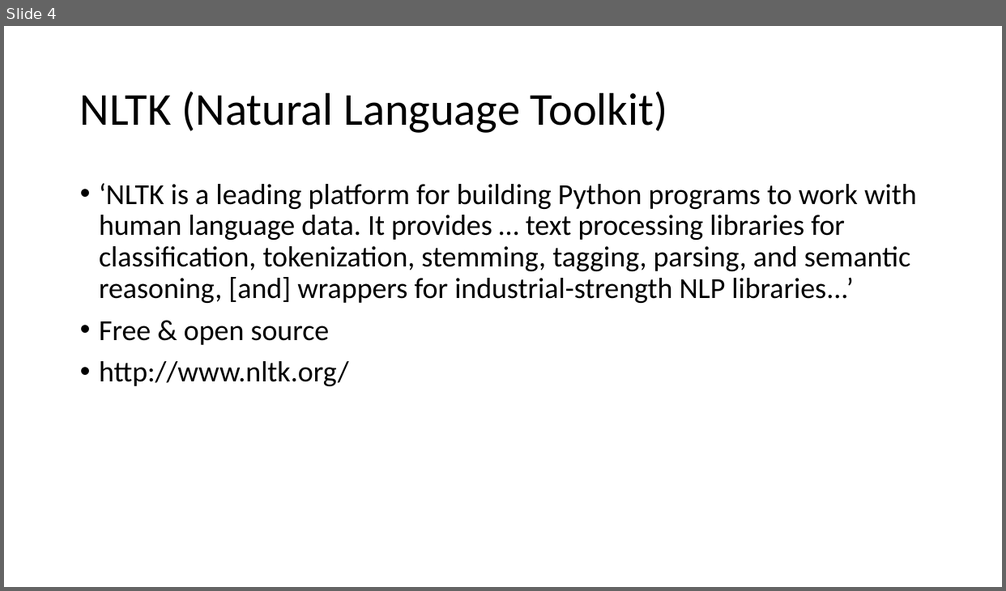
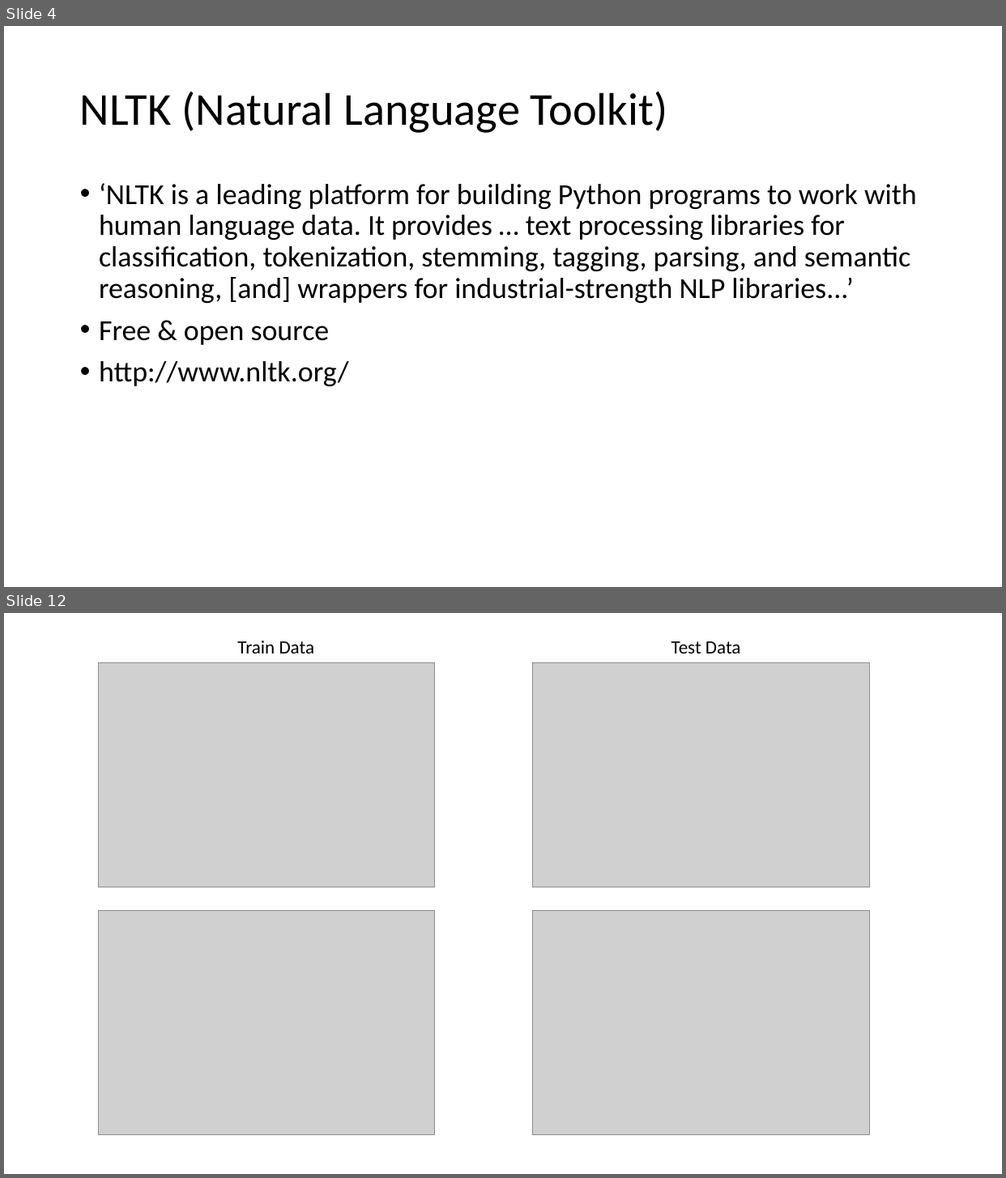
Before and after one commit to kblevins/predictive-author-id, a slide deck: Predictive_Author_Presentation.pptx. Shown one above the other, each under a label of ours: slide 4 before the commit, slides 4 and 12 after it; the slides between them are not shown. The pictures are 1006x591 and 1006x1178 pixels, drawn with LibreOffice and Linux fonts; fonts in the diff are those of the drawing; grey boxes stand for pictures. Boxes give left, top, right and bottom in pixels: in the first picture for what was removed or moved away, otherwise in the second. Text is boxed around its words. In the diff, an @@ line names an element or a change of style, - is before the commit and + after.

Commit message:
updated presentation

```diff
--- a/Predictive_Author_Presentation.pptx
+++ b/Predictive_Author_Presentation.pptx
@@ slide 12 added at bbox=[4, 613, 1002, 1174], background #FFFFFF @@
@@ text added at bbox=[237, 641, 315, 653], 18 pt, text #000000 @@
+Train Data
@@ text added at bbox=[671, 641, 741, 653], 18 pt, text #000000 @@
+Test Data
@@ picture added at bbox=[98, 662, 435, 887] @@
@@ picture added at bbox=[533, 662, 869, 887] @@
@@ picture added at bbox=[98, 911, 435, 1135] @@
@@ picture added at bbox=[533, 911, 869, 1135] @@
```
Also in this commit, not shown: 2 slides changed, 9 other slides added.
